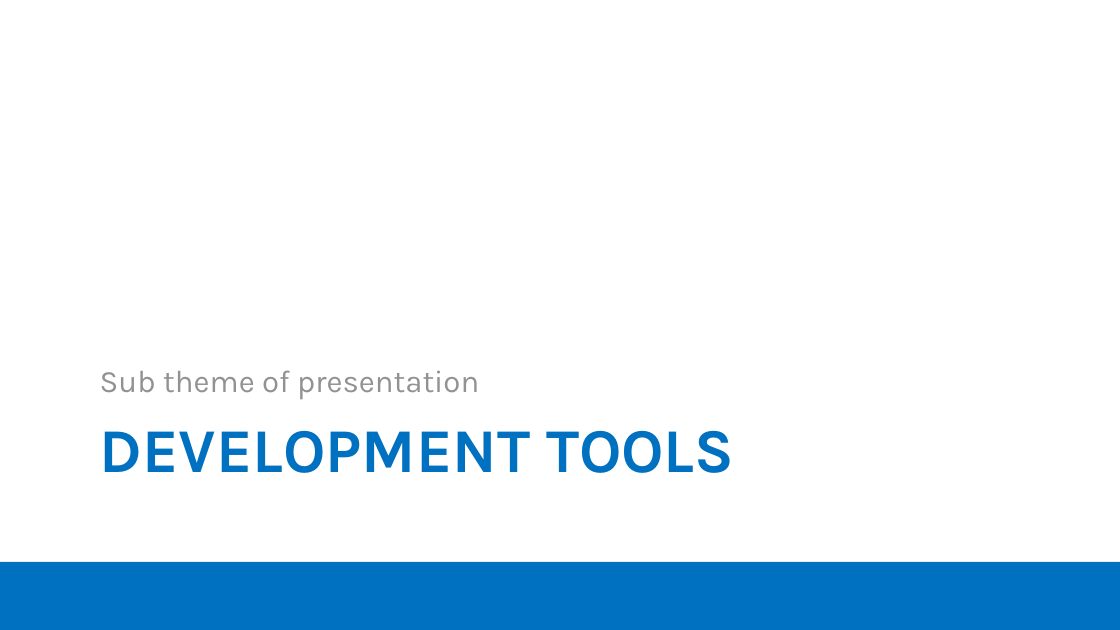
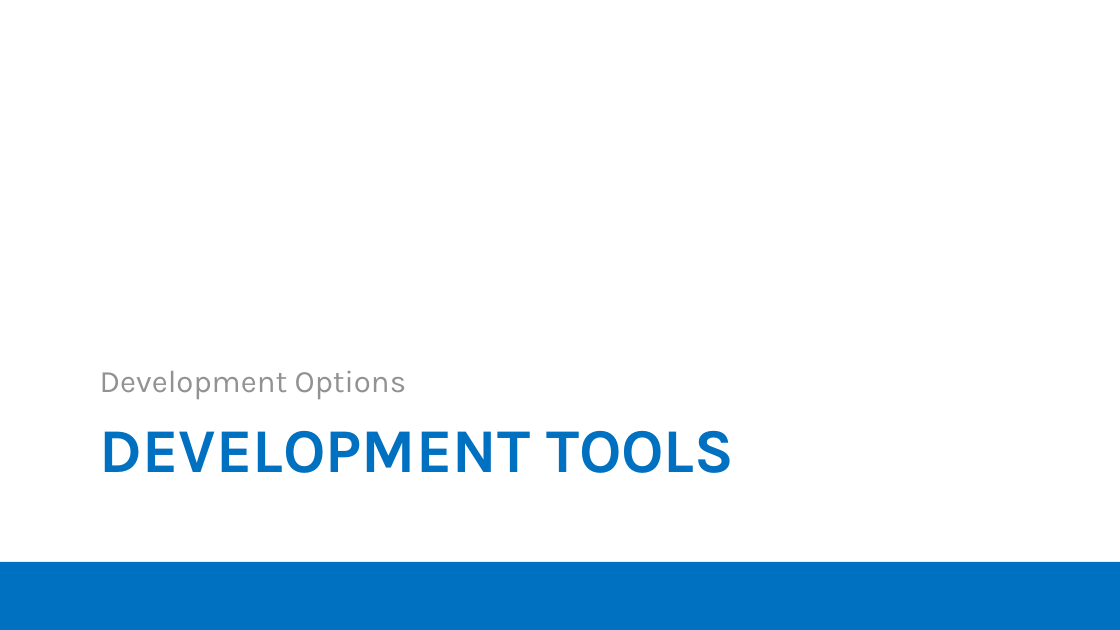
Before and after one commit to moljac/ASP.net.v5-AKA-vNext-Windays15, a slide deck: slide 13 of talk/Windays15 - ASP.net v.5 (vNext) on Linux and Mac OSX.pptx (slide 14 before the commit). Drawn at 1120x630 pixels with LibreOffice and Linux fonts; fonts in the diff are those of the drawing; background and template pictures are left out. Boxes give left, top, right and bottom in pixels: in the first picture for what was removed or moved away, otherwise in the second. Text is boxed around its words. In the diff, an @@ line names an element or a change of style, - is before the commit and + after.

```diff
--- a/talk/Windays15 - ASP.net v.5 (vNext) on Linux and Mac OSX.pptx
+++ b/talk/Windays15 - ASP.net v.5 (vNext) on Linux and Mac OSX.pptx
@@ text at (100,371,406,399): text changed @@
-Sub theme of presentation
+Development Options
```
Also in this commit, not shown: 14 other slides changed, 3 slides added, 3 slides removed.
